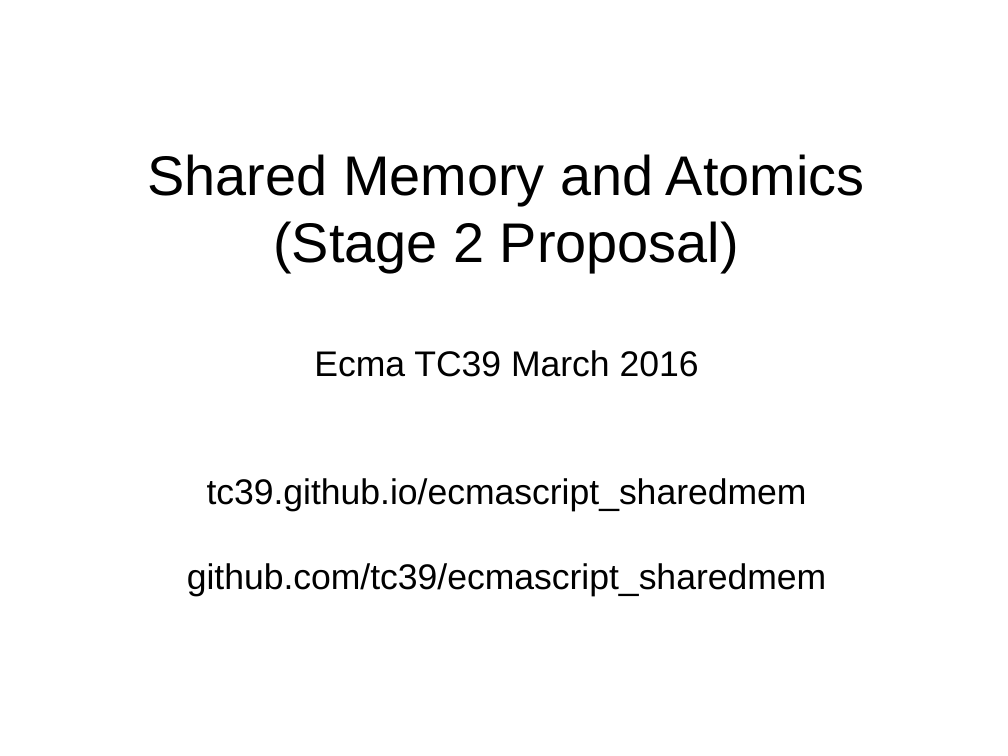
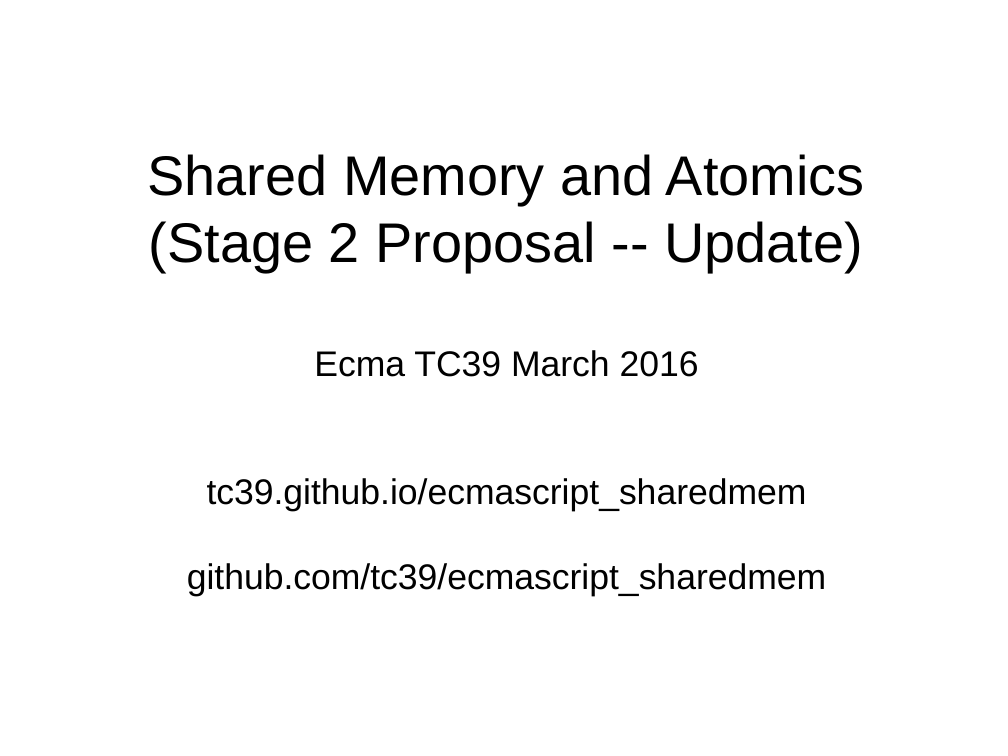
Before and after one commit to tc39/proposal-ecmascript-sharedmem, a slide deck: slide 1 of tc39/sharedmem-mar-2016.odp. Drawn at 1008x756 pixels with LibreOffice and Linux fonts; fonts in the diff are those of the drawing. Boxes give left, top, right and bottom in pixels: in the first picture for what was removed or moved away, otherwise in the second. Text is boxed around its words. In the diff, an @@ line names an element or a change of style, - is before the commit and + after.

Commit message:
Slides adjustments

```diff
--- a/tc39/sharedmem-mar-2016.odp
+++ b/tc39/sharedmem-mar-2016.odp
@@ title at [147, 154, 865, 596]: text changed @@
-Shared Memory and Atomics
-(Stage 2 Proposal)
-Ecma TC39 March 2016
-tc39.github.io/ecmascript_sharedmem
-github.com/tc39/ecmascript_sharedmem
+Shared Memory and Atomics
+(Stage 2 Proposal -- Update)
+Ecma TC39 March 2016
+tc39.github.io/ecmascript_sharedmem
+github.com/tc39/ecmascript_sharedmem
```
